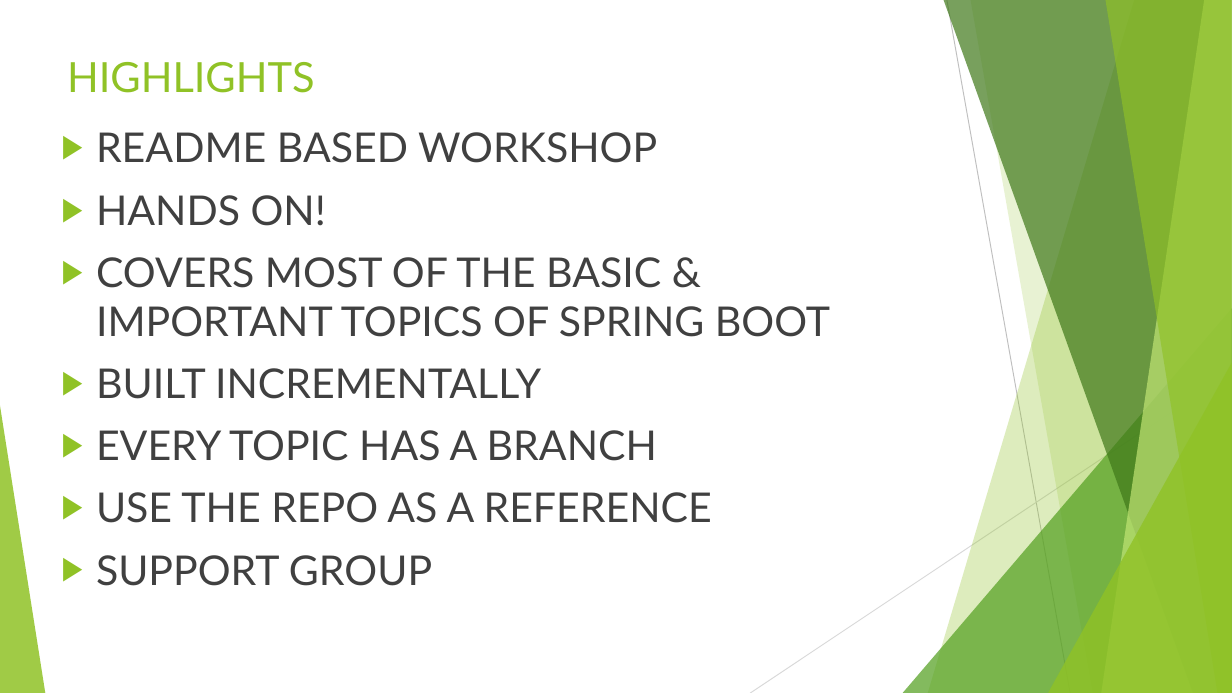
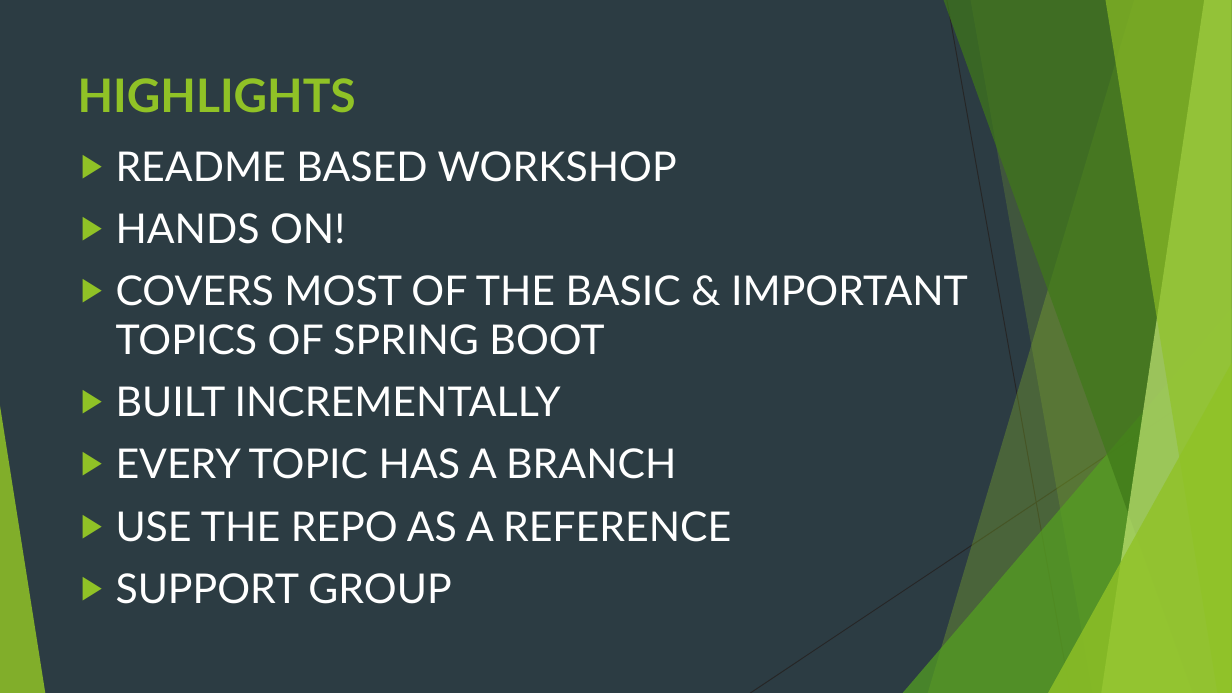
Before and after one commit to idanshal/sb-todo-app-tdp, a slide deck: slide 3 of course_data/presentations/practical_spring_boot_for_tdp.pptx. Drawn at 1232x693 pixels with LibreOffice and Linux fonts; fonts in the diff are those of the drawing. Boxes give left, top, right and bottom in pixels: in the first picture for what was removed or moved away, otherwise in the second. Text is boxed around its words. In the diff, an @@ line names an element or a change of style, - is before the commit and + after.

```diff
--- a/course_data/presentations/practical_spring_boot_for_tdp.pptx
+++ b/course_data/presentations/practical_spring_boot_for_tdp.pptx
@@ background #FFFFFF to #2C3C43 @@
@@ line (947, 0) - (1070, 693): stroke #BFBFBF 0.75 pt to #262626 0.75 pt @@
@@ title "HIGHLIGHTS": place and size @@
-title "HIGHLIGHTS" at (67, 62, 314, 93)
+title "HIGHLIGHTS" at (78, 78, 356, 113)
@@ title "HIGHLIGHTS" at (78, 78, 356, 113): size 32.4 to 36 pt, bold on @@
@@ text "README BASED WORKSHOP": place and size @@
-text "README BASED WORKSHOP" at (96, 132, 830, 586)
+text "README BASED WORKSHOP" at (116, 151, 968, 542)
@@ text "README BASED WORKSHOP" at (116, 151, 968, 542): text colour #404040 to #FFFFFF @@
@@ line (1232, 372) - (750, 693): stroke #D9D9D9 0.75 pt to #262626 0.75 pt @@
```
Also in this commit, not shown: 12 other slides changed, 1 slide removed.
